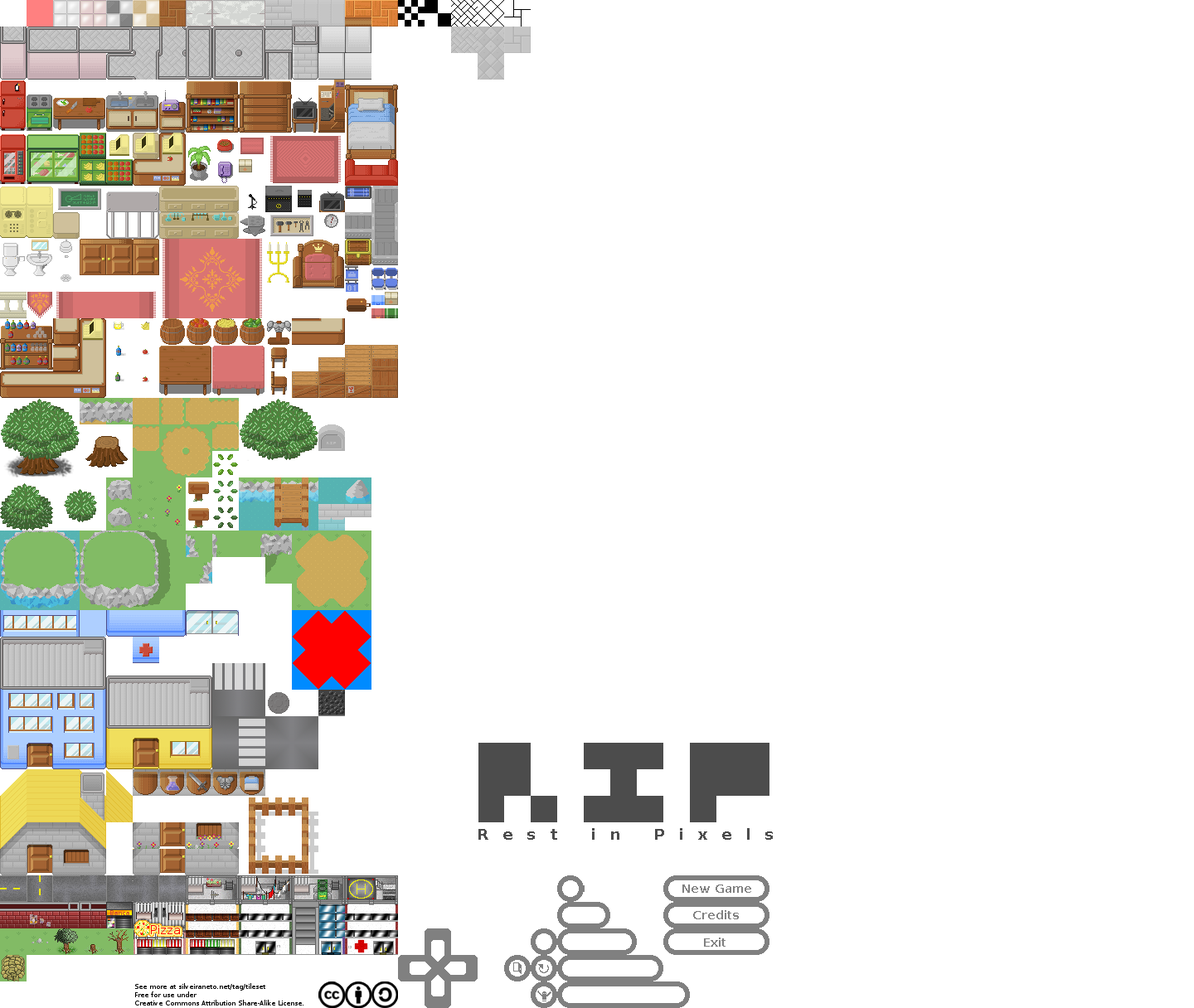
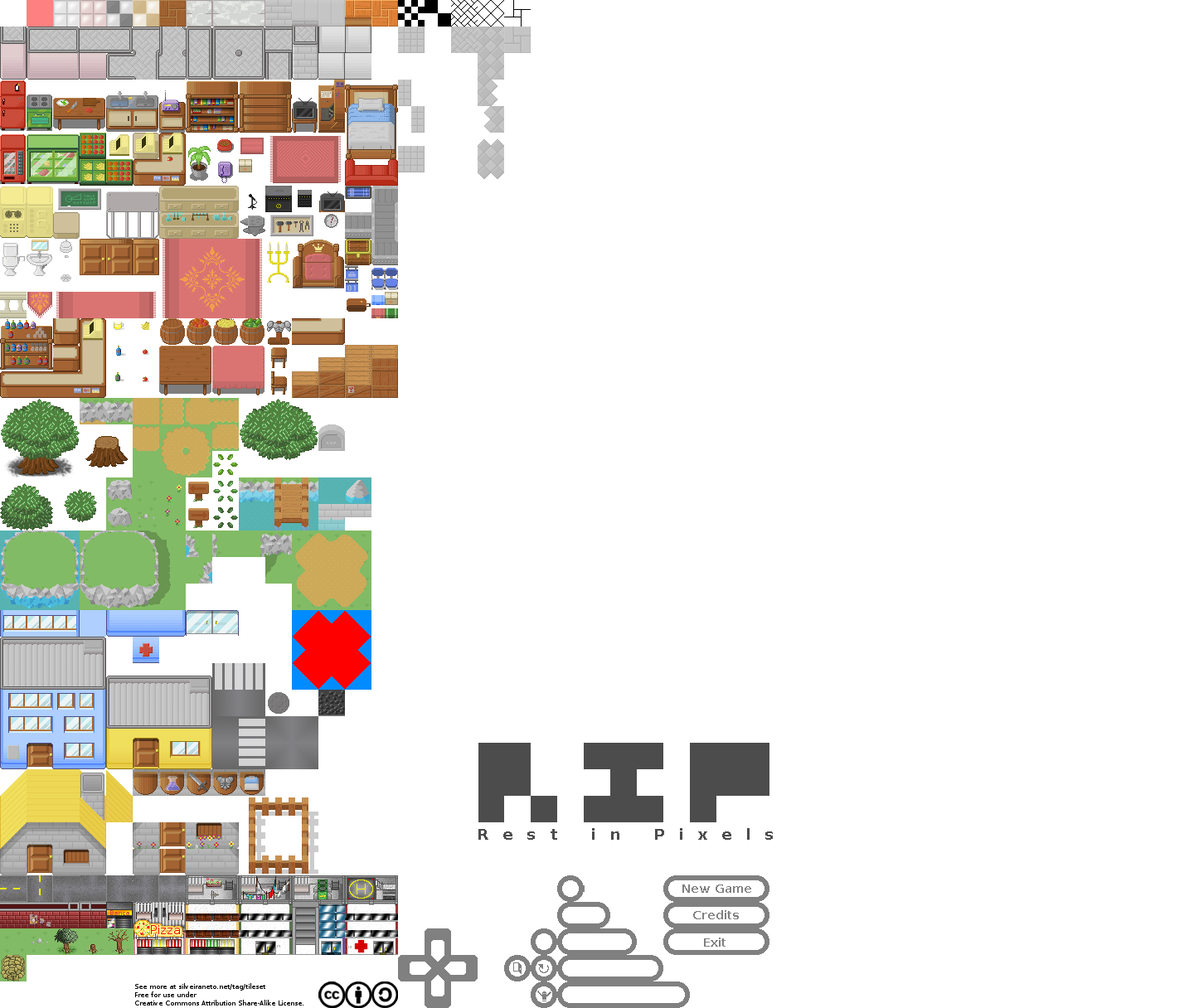
Before/after of a 1194 x 1008 layered artwork. What changed in the layer stack:
painted on "Background" over [135, 26, 505, 1008]
